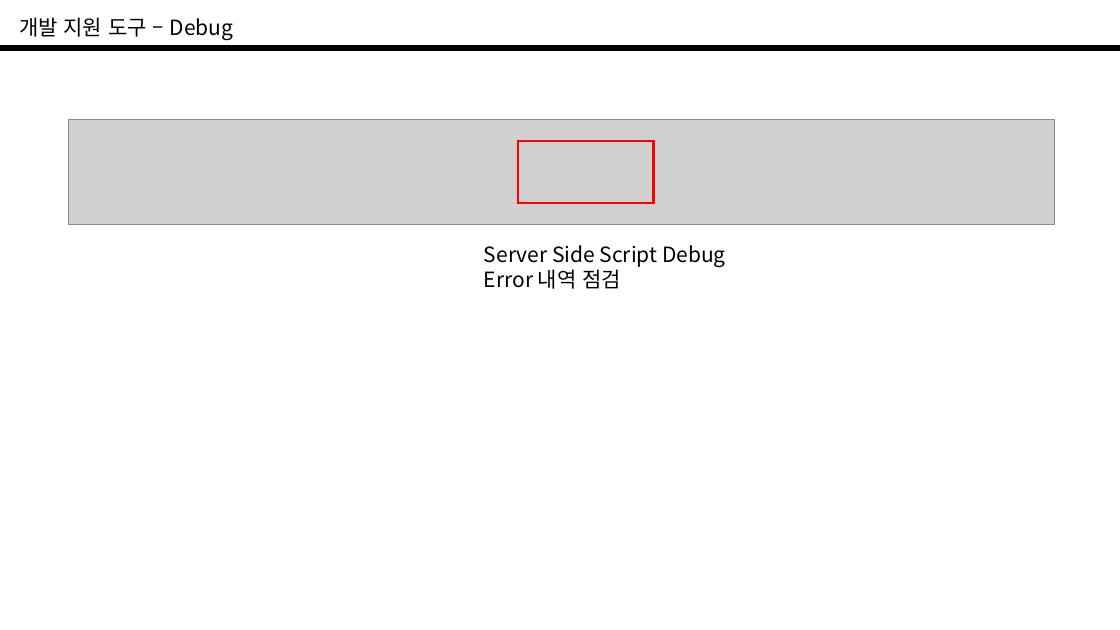
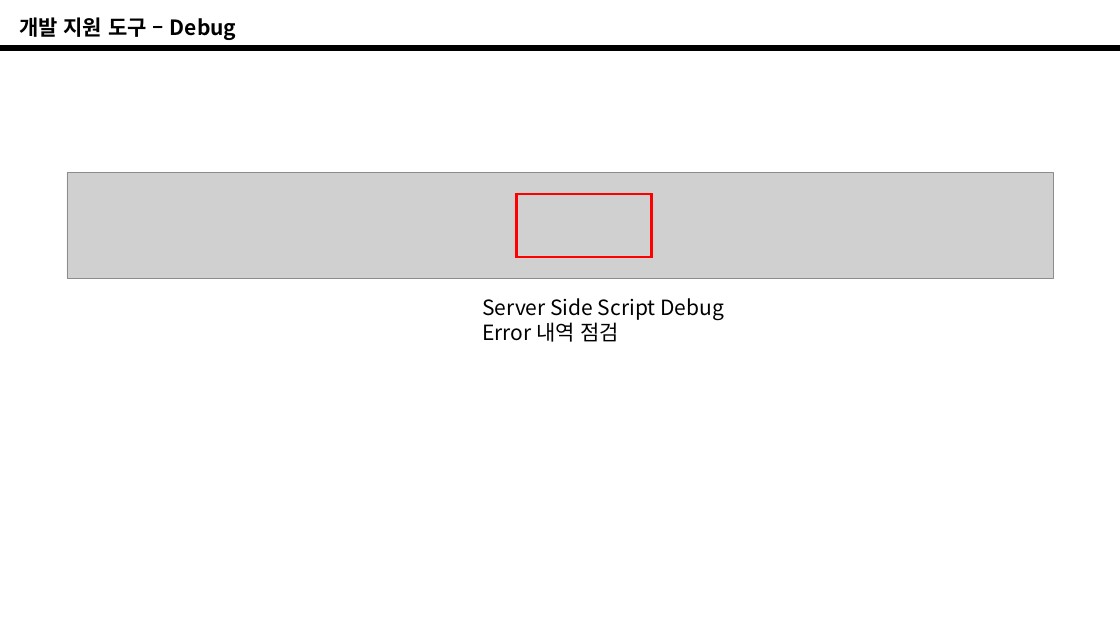
Before and after one commit to kingntop/ap, a slide deck: slide 10 of 4/TTA_교육_과정_4.pptx. Drawn at 1120x630 pixels with LibreOffice and Linux fonts; fonts in the diff are those of the drawing; grey boxes stand for pictures; background and template pictures are left out. Boxes give left, top, right and bottom in pixels: in the first picture for what was removed or moved away, otherwise in the second. Text is boxed around its words. In the diff, an @@ line names an element or a change of style, - is before the commit and + after.

```diff
--- a/4/TTA_교육_과정_4.pptx
+++ b/4/TTA_교육_과정_4.pptx
@@ text "개발 지원 도구 – Debug" at [19,17,237,40]: bold on @@
@@ 1 picture, 1 text, 1 rectangle: place and size @@
-1 picture, 1 text, 1 rectangle at [69,119,1055,289]
+1 picture, 1 text, 1 rectangle at [67,172,1054,342]
```
Also in this commit, not shown: 13 other slides changed, 1 slide added, 1 slide removed, 4 other files.
